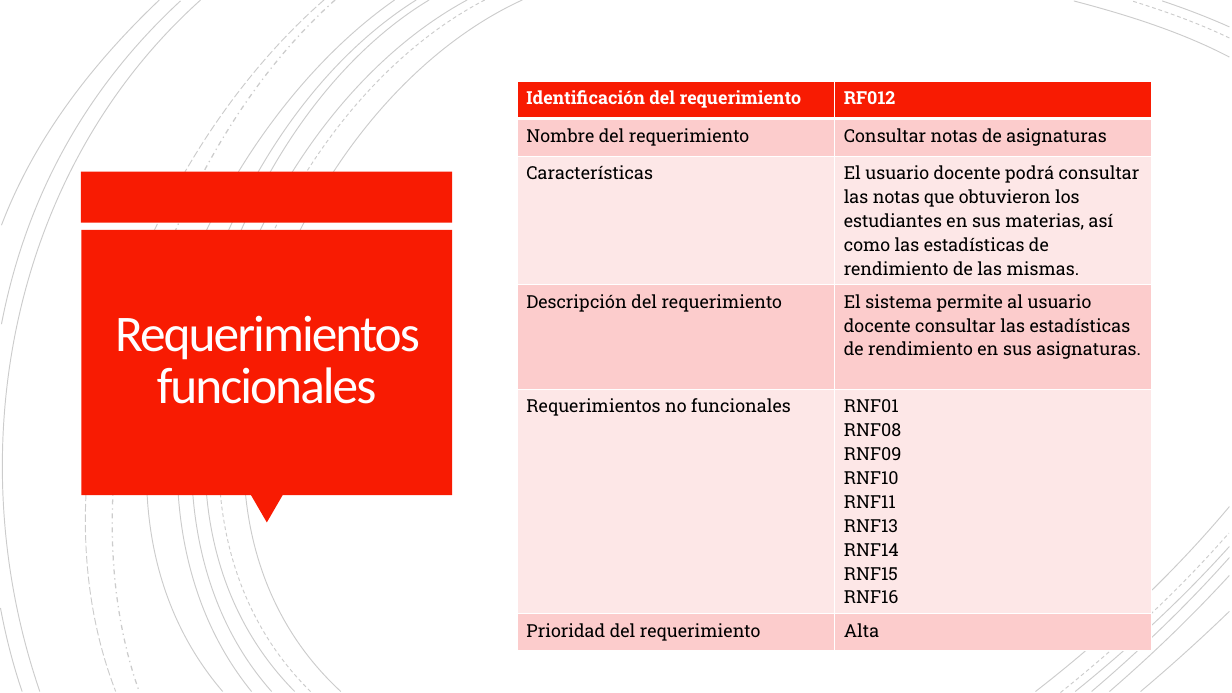
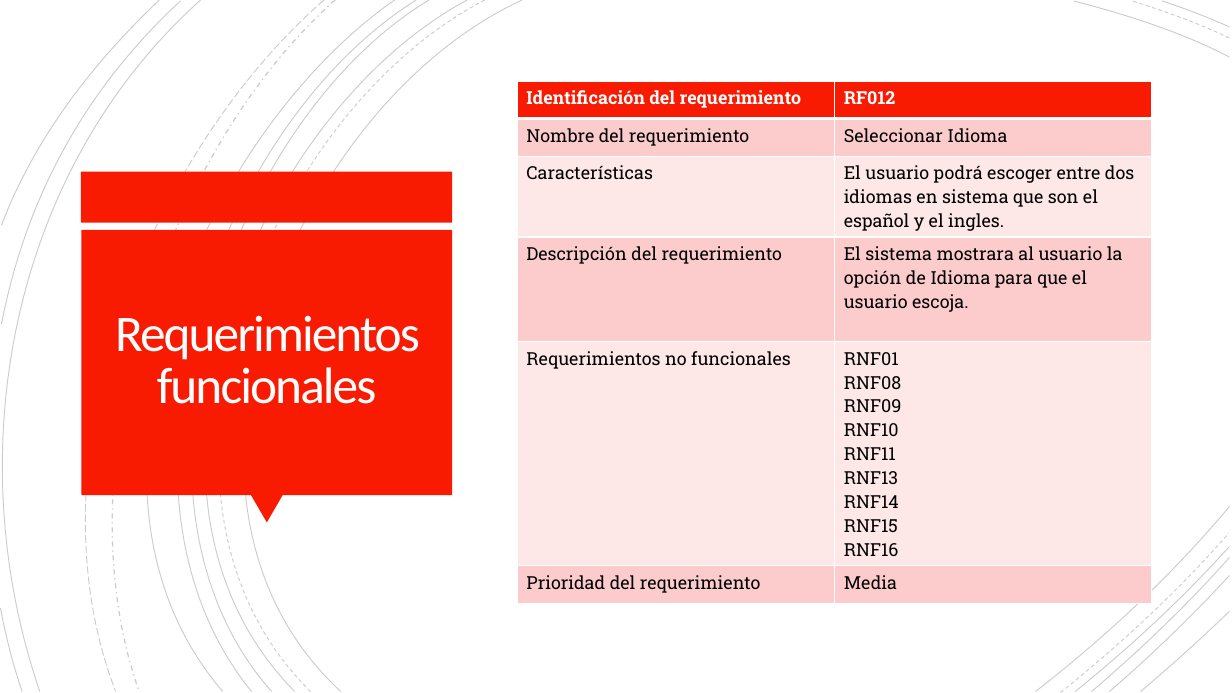
Before and after one commit to Dillan444/PROYECTO_SENA, a slide deck: slide 45 of PLANTEAMIENTO_DEL_PROBLEMA.pptx. Drawn at 1232x693 pixels with LibreOffice and Linux fonts; fonts in the diff are those of the drawing. Boxes give left, top, right and bottom in pixels: in the first picture for what was removed or moved away, otherwise in the second. Text is boxed around its words. In the diff, an @@ line names an element or a change of style, - is before the commit and + after.

Commit message:
Doc: Presentación.v17
Se han retirado dos requerimientos funcionales redundantes que son el 12 y 13. Se crearon otro necesarios en esas mismas posiciones.

```diff
--- a/PLANTEAMIENTO_DEL_PROBLEMA.pptx
+++ b/PLANTEAMIENTO_DEL_PROBLEMA.pptx
@@ table at (518, 81, 1152, 597) @@
-row 2, column 2: Consultar notas de asignaturas
+row 2, column 2: Seleccionar Idioma
-row 3, column 2: El usuario docente podrá consultar las notas que obtuvieron los estudiantes en sus materias, así como las estadísticas de rendimiento de las mismas.
+row 3, column 2: El usuario podrá escoger entre dos idiomas en sistema que son el español y el ingles.
-row 4, column 2: El sistema permite al usuario docente consultar las estadísticas de rendimiento en sus asignaturas.
+row 4, column 2: El sistema mostrara al usuario la opción de Idioma para que el usuario escoja.
-row 6, column 2: Alta
+row 6, column 2: Media
```
Also in this commit, not shown: 1 other slide changed.
